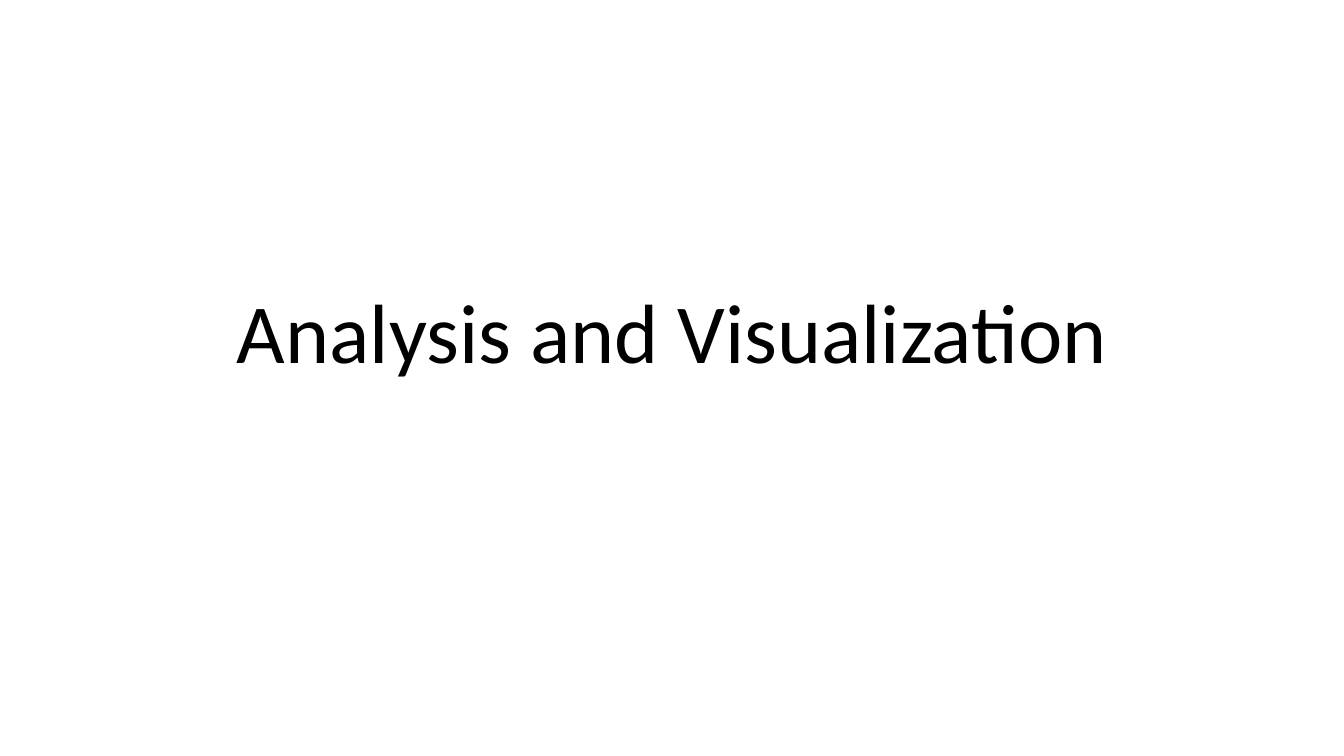
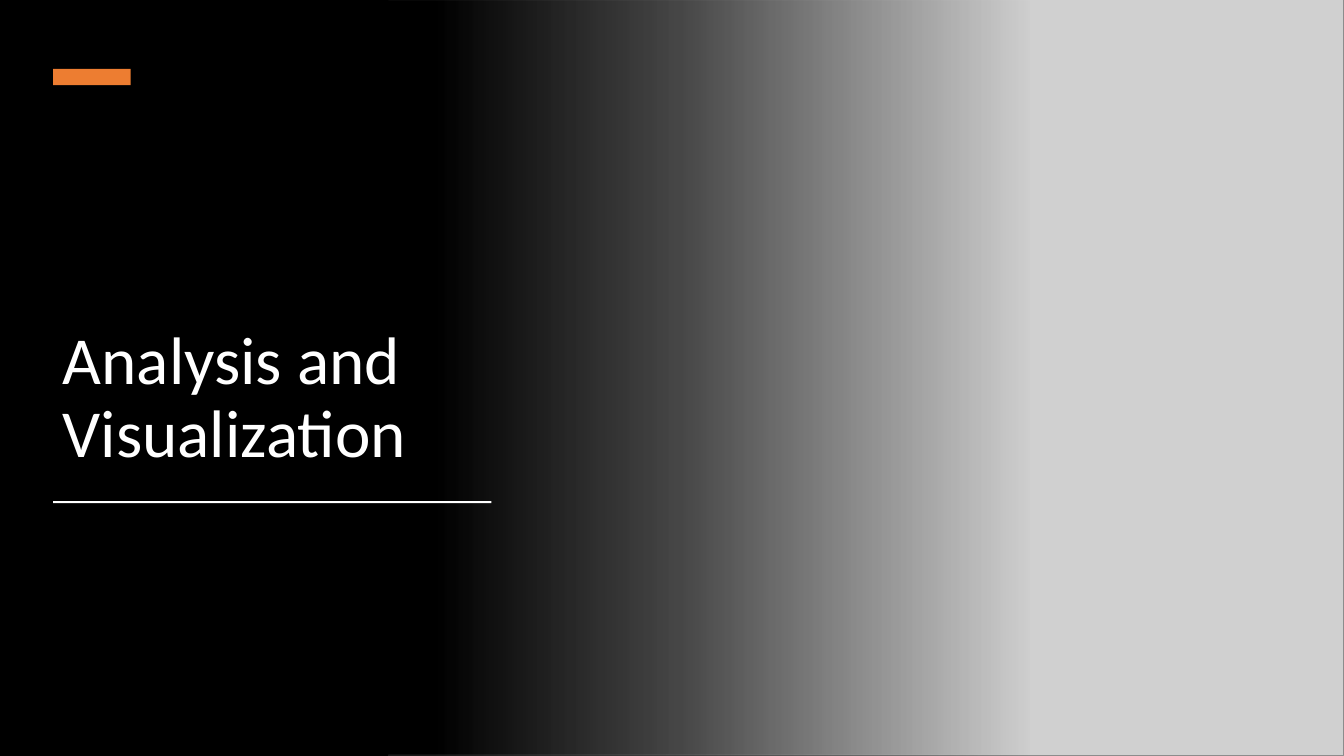
Before and after one commit to ShrutiMR/Data_Analysis_and_Reporting_of_College_Donations, a slide deck: slide 3 of College_Donations_Analysis_Report.pptx. Drawn at 1344x756 pixels with LibreOffice and Linux fonts; fonts in the diff are those of the drawing; grey boxes stand for pictures. Boxes give left, top, right and bottom in pixels: in the first picture for what was removed or moved away, otherwise in the second. Text is boxed around its words. In the diff, an @@ line names an element or a change of style, - is before the commit and + after.

```diff
--- a/College_Donations_Analysis_Report.pptx
+++ b/College_Donations_Analysis_Report.pptx
@@ background #FFFFFF to #000000 @@
@@ rectangle added at <box>0,0,1029,756</box>, fill gradient #000000 @@
@@ picture added at <box>388,0,1344,756</box> @@
@@ rectangle added at <box>53,69,131,85</box>, fill #ED7D31 @@
@@ title "Analysis and Visualization": place and size @@
-title "Analysis and Visualization" at <box>237,304,1107,377</box>
+title "Analysis and Visualization" at <box>63,337,406,458</box>
@@ title "Analysis and Visualization" at <box>63,337,406,458</box>: size 60 to 48 pt, text colour #000000 to #FFFFFF; alignment centre to left @@
@@ rectangle added at <box>53,501,492,503</box>, fill #FFFFFF @@
```
Also in this commit, not shown: 3 other slides changed, 9 slides added, 7 slides removed.
